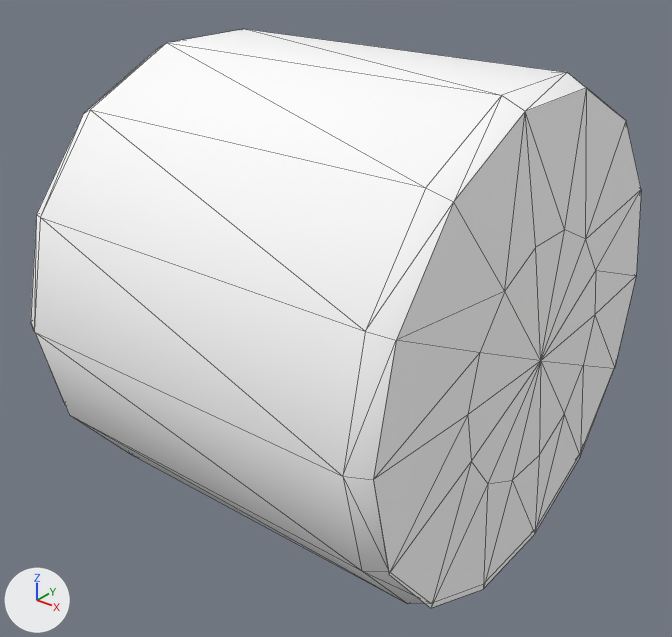
The glTF model games/yorimichi/assets/belmonte/meshes/SM_BM_BVV_HayRoll.glb, before and after one commit.
Camera for both pictures: a camera (50 mm lens) standing at (1.609, -2.08, 1.907) and looking at (-0.013, -0.052, 0.65). The lights are fixed; the arrows at lower left show +X, +Y and +Z. The first picture is the older version. Mesh edges are drawn as thin lines. Vertices at exactly the same position are counted once.

The first picture shows 'SM_BM_BVV_HayRoll'.
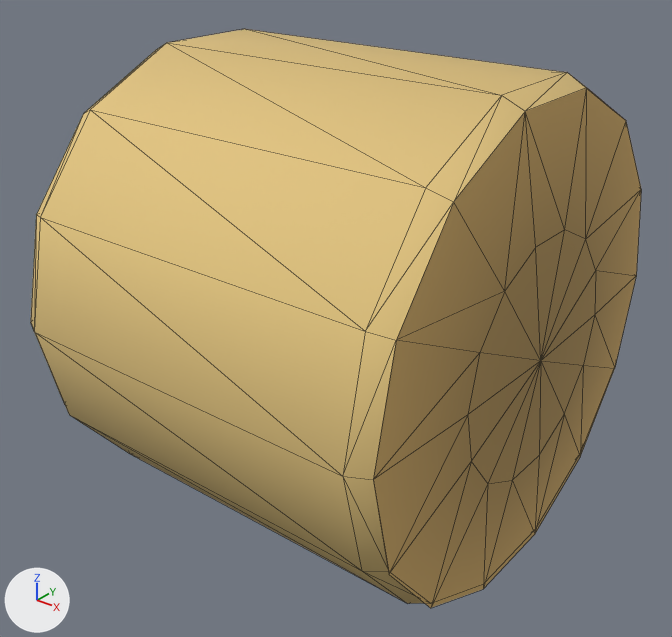
What changed in the scene script:
```text
Change me_sm_bvv_hayroll:
    where me_sm_bvv_hayroll.from_pydata(...)  # 98 vertices, 168 faces; spans x -0.65..0.65, y -0.75..0.75, z 0.0..1.44
    used by ob_sm_bm_bvv_hayroll; location = (0.0, 0.0, 0.0)
    me_sm_bvv_hayroll part 1: 56 faces centred in x -0.64..0.64, y -0.58..0.58, z 0.12..1.29 are repainted in the vertex colours; the middle colour goes from white #ffffff to orange #bd9c5f
    me_sm_bvv_hayroll part 2: 42 faces centred in x -0.6..0.6, y -0.73..0.73, z 0.0..1.34 are repainted in the vertex colours; the middle colour goes from white #ffffff to yellow #e8ca83
    me_sm_bvv_hayroll part 3: 42 faces centred in x -0.6..0.6, y -0.73..0.73, z 0.09..1.44 are repainted in the vertex colours; the middle colour goes from white #ffffff to beige #d6ba79
    me_sm_bvv_hayroll part 4: 28 faces centred in x -0.65..0.65, y -0.23..0.23, z 0.47..0.94 are repainted in the vertex colours; the middle colour goes from white #ffffff to brown #ad8f57
```

Changed parts and their boxes (x1, y1, x2, y2) in the pictures (672 x 637 px):
part 1 of me_sm_bvv_hayroll, recoloured (white to orange)
    both: (52, 88, 641, 608)
part 2 of me_sm_bvv_hayroll, recoloured (white to yellow)
    both: (31, 43, 502, 480)
part 3 of me_sm_bvv_hayroll, recoloured (white to beige)
    both: (34, 29, 587, 604)
part 4 of me_sm_bvv_hayroll, recoloured (white to brown)
    both: (468, 230, 596, 484)
